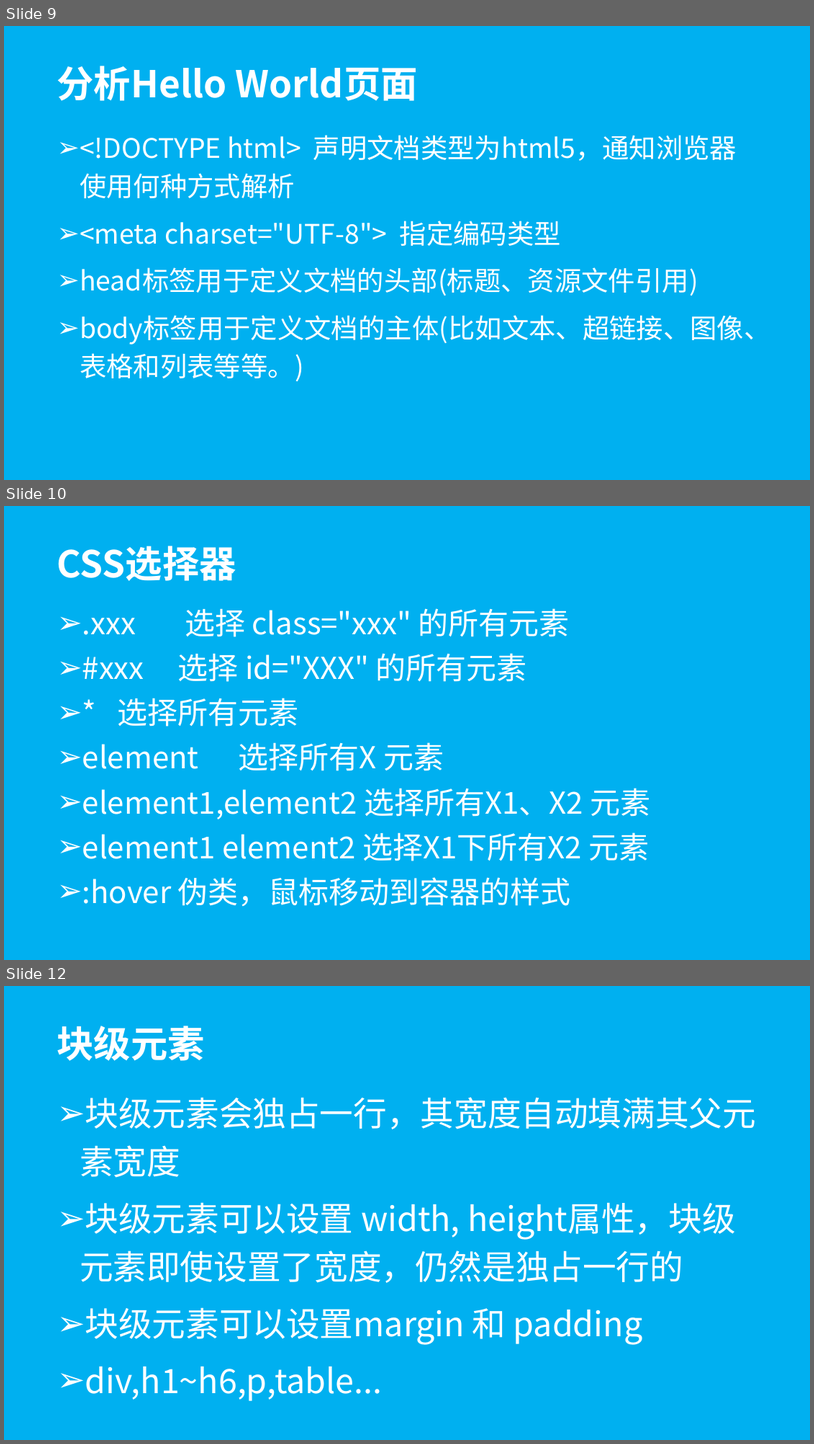
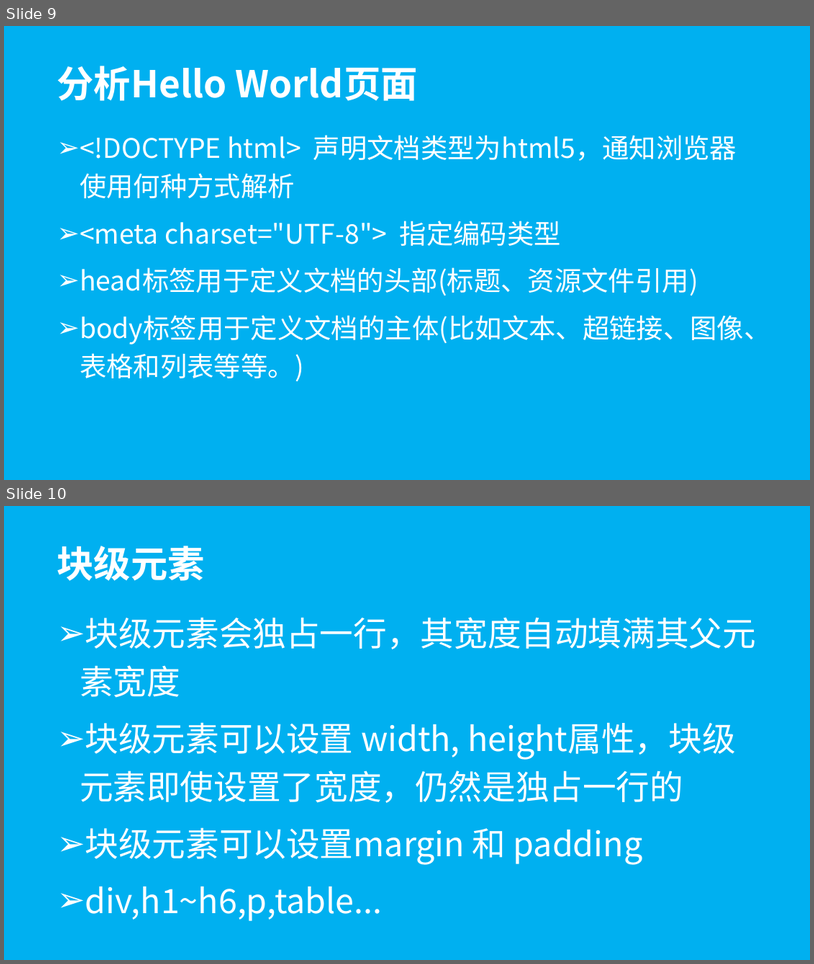
Before and after one commit to wugenshui/ppt, a slide deck: HTML_CSS/Html&CSS.pptx. Shown one above the other, each under a label of ours: slides 9, 10 and 12 before the commit, slides 9 and 10 after it; the slides between them are not shown. The pictures are 814x1444 and 814x964 pixels, drawn with LibreOffice and Linux fonts; fonts in the diff are those of the drawing. Boxes give left, top, right and bottom in pixels: in the first picture for what was removed or moved away, otherwise in the second. Text is boxed around its words. In the diff, an @@ line names an element or a change of style, - is before the commit and + after.

```diff
--- a/HTML_CSS/Html&CSS.pptx
+++ b/HTML_CSS/Html&CSS.pptx
@@ slide 10 removed at bbox=[4, 506, 810, 960], background #00B0F0 @@
@@ title removed at bbox=[57, 546, 237, 581] @@
-CSS选择器
@@ subtitle removed at bbox=[82, 608, 651, 906] @@
-➢ .xxx 选择 class="xxx" 的所有元素
-➢ #xxx 选择 id="XXX" 的所有元素
-➢ * 选择所有元素
-➢ element 选择所有X 元素
-➢ element1,element2 选择所有X1、X2 元素
-➢ element1 element2 选择X1下所有X2 元素
-➢ :hover 伪类，鼠标移动到容器的样式
@@ what was slide 12 is now slide 10 @@
```
Also in this commit, not shown: 1 slide changed, 1 other slide removed.
